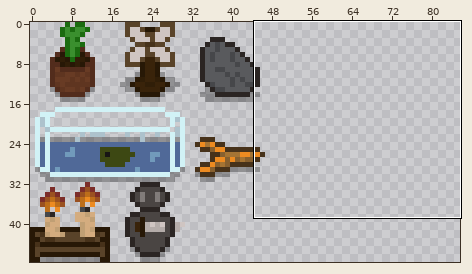
A sprite sheet gets an edit: graphics/furniture/leavenport_furniture.png. The first picture is a wide view before the edit; the outline marks the close-up.
Close-up. The starting point:
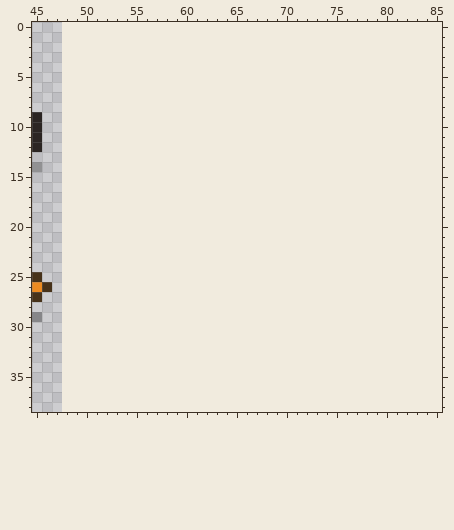
The file is 48x48 pixels. Shown: x 45..85, y 0..38. The old version is drawn lined up with the new one, on the new canvas. The wide view leaves out empty margins.
After the commit:
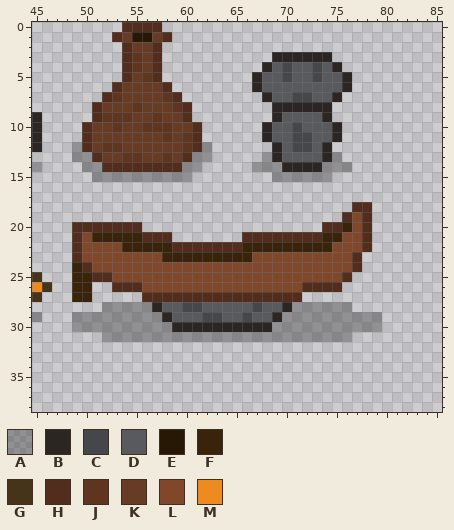
Palette (. is transparent): A #0000004b  B #2b2523  C #46474a  D #595a5d  E #271806  F #39230a  G #47321a  H #522c1c  J #5f3520  K #683b24  L #80472b  M #ed8b21
The author wrote: Start work on Leavenport museum
Edits made:
canvas 48x48 -> 96x48
y 0: x 54..57 .... -> HHHH
y 1: x 53..58 ...... -> HKEEKH
y 2: x 54..57 .... -> HKKH
y 3: x 54..57 .... -> HJKH; x 69..74 ...... -> BBBBBB
y 4: x 54..57 .... -> HJKH; x 68..75 ........ -> BDCDDCDB
y 5: x 54..57 .... -> HKJH; x 67..76 .......... -> BDDCDDCDDB
y 6: x 53..58 ...... -> HKKKKH; x 67..76 .......... -> BDDDDDDDDB
y 7: x 52..59 ........ -> HJKKKKJH; x 68..75 ........ -> BDDCCDDB
y 8: x 51..60 .......... -> HKKKJKKKJH; x 69..74 ...... -> BBBBBB
y 9: x 51..60 .......... -> HJJJKKJKKH; x 69..74 ...... -> BDDDDB
y 10: x 50..61 ............ -> HKKJKKJJJKKH; x 68..75 ........ -> BDDCDDDB
y 11: x 50..61 ............ -> HKKKKKKKJKJH; x 68..75 ........ -> BDDCCDDB
y 12: x 49..62 .............. -> AHKJJKKKKKKJHA; x 69..74 ...... -> BDCCDB
y 13: x 49..62 .............. -> AAHKKJJKKJKHAA; x 68..75 ........ -> ABDDDDBA
y 14: x 50..61 ............ -> AAHHHHHHHHAA; x 67..76 .......... -> AAABBBBAAA
y 15: x 51..60 .......... -> AAAAAAAAAA; x 69..74 ...... -> AAAAAA
y 18: x 77..78 .. -> HH
y 19: x 76..78 ... -> HLH
y 20: x 49..55 ....... -> HHHHHHH; x 74..78 ..... -> HHFLH
y 21: x 49..58 .......... -> HLFFFFFHHH; x 66..78 ............. -> HHHHHHHHFFLLH
y 22: x 49..78 .............................. -> HLLLLFFFFFHHHHHHHFFFFFFFFFLLLH
y 23: x 49..77 ............................. -> HLLLLLLLLFFFFFFFFFLLLLLLLLLLH
y 24: x 49..77 ............................. -> FHLLLLLLLLLLLLLLLLLLLLLLLLLLH
y 25: x 49..76 ............................ -> FFHHLLLLLLLLLLLLLLLLLLLLLLLH
y 26: x 49..50 .. -> FF; x 53..75 ....................... -> HHHLLLLLLLLLLLLLLLLHHHH
y 27: x 49..50 .. -> FF; x 56..71 ................ -> HHHHHHHHHHHHHHHH
y 28: x 52..76 ......................... -> AAAAABDDCCDDDDDCDDBAAAAAA
y 29: x 49..79 ............................... -> AAAAAAAAABDDDCCDDCDDBAAAAAAAAAA
y 30: x 49..79 ............................... -> AAAAAAAAAABBBBBBBBBBAAAAAAAAAAA
y 31: x 52..76 ......................... -> AAAAAAAAAAAAAAAAAAAAAAAAA
